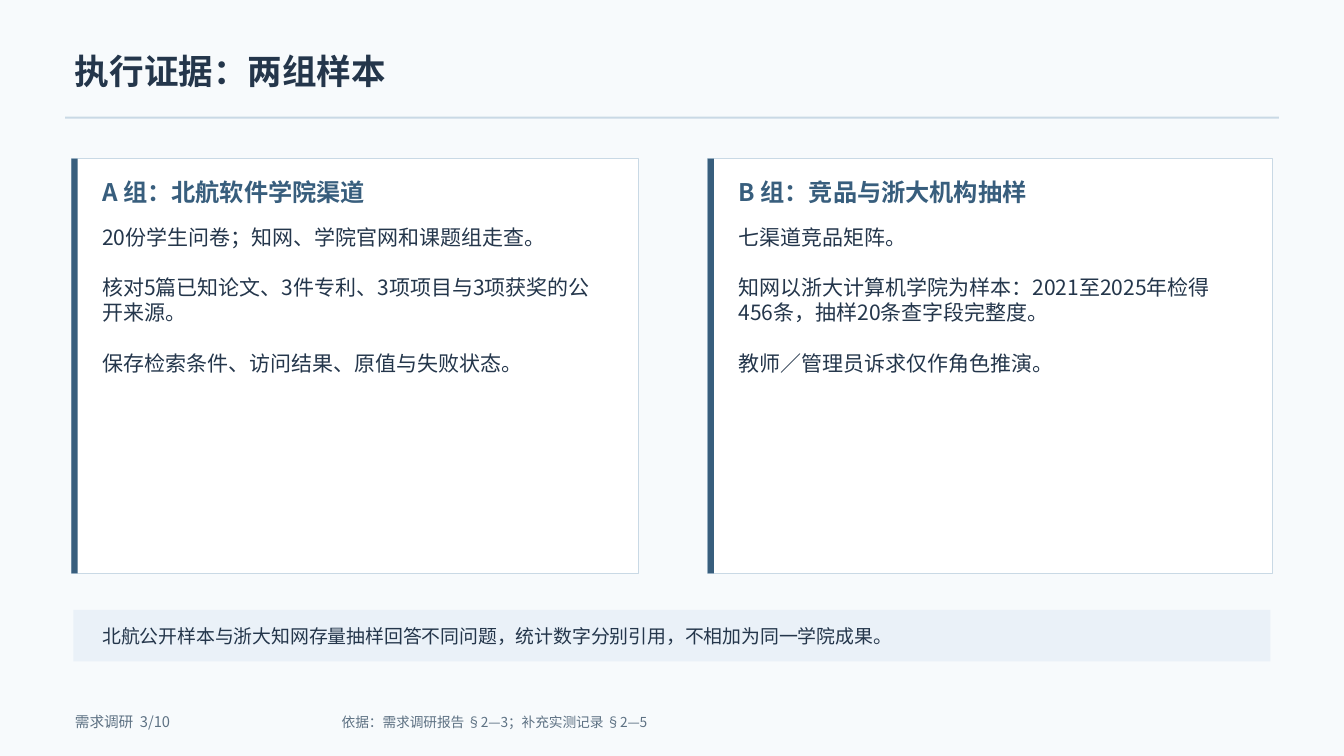
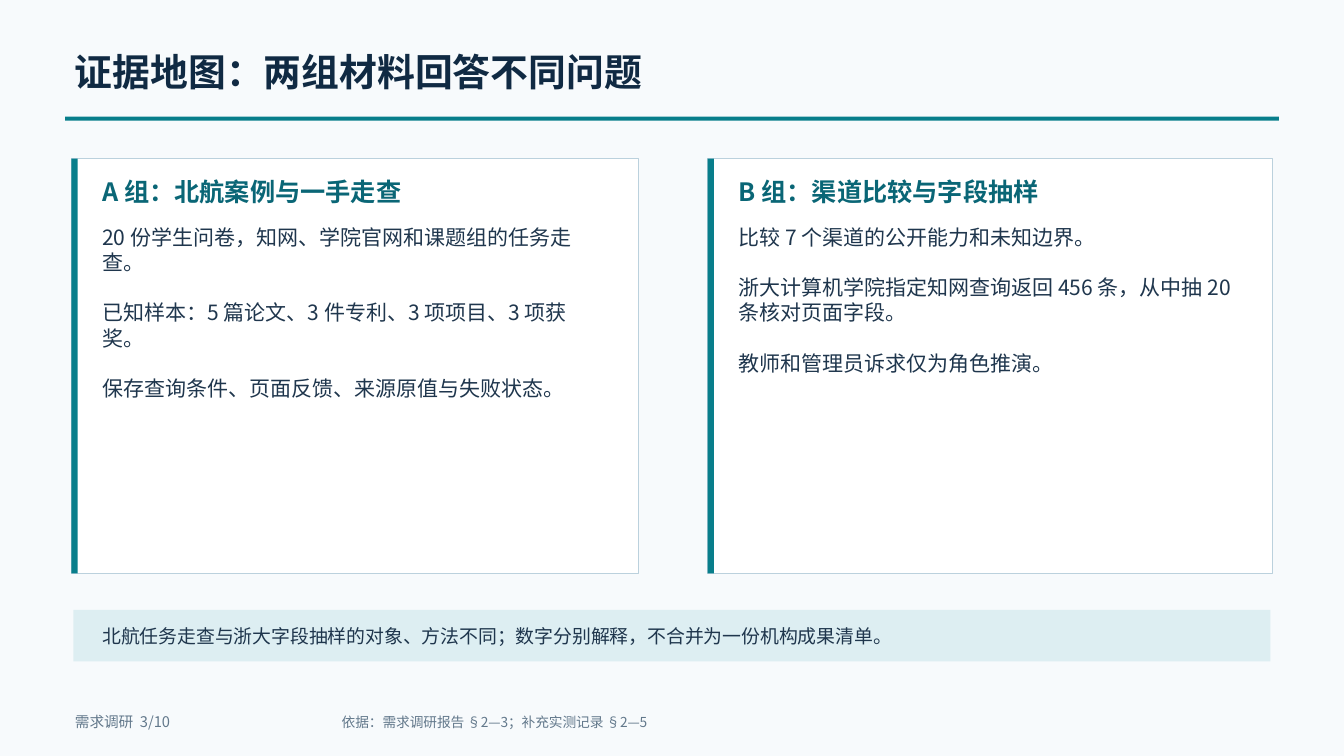
Before and after one commit to retepa1676767/ScholarShare, a slide deck: slide 3 of docs/需求调研/提交版/作业1-学术成果分享平台-需求调研汇报.pptx. Drawn at 1344x756 pixels with LibreOffice and Linux fonts; fonts in the diff are those of the drawing. Boxes give left, top, right and bottom in pixels: in the first picture for what was removed or moved away, otherwise in the second. Text is boxed around its words. In the diff, an @@ line names an element or a change of style, - is before the commit and + after.

```diff
--- a/docs/需求调研/提交版/作业1-学术成果分享平台-需求调研汇报.pptx
+++ b/docs/需求调研/提交版/作业1-学术成果分享平台-需求调研汇报.pptx
@@ text at [75, 53, 642, 90]: text changed; size 24.8 to 27 pt; text colour #24364B to #102A43 @@
-执行证据：两组样本
+证据地图：两组材料回答不同问题
@@ rectangle at [66, 117, 1279, 121]: fill #C9D9E5 to #087E8B @@
@@ rectangle at [72, 158, 638, 573]: outline #C9D9E5 0.75 pt to #BBD1DD 0.75 pt @@
@@ rectangle at [72, 158, 78, 573]: fill #385E7D to #087E8B @@
@@ text at [102, 179, 401, 204]: text changed; size 17.2 to 18 pt; text colour #385E7D to #0A6676 @@
-A 组：北航软件学院渠道
+A 组：北航案例与一手走查
@@ rectangle at [708, 158, 1272, 573]: outline #C9D9E5 0.75 pt to #BBD1DD 0.75 pt @@
@@ rectangle at [708, 158, 714, 573]: fill #385E7D to #087E8B @@
@@ text at [739, 179, 1038, 204]: text changed; size 17.2 to 18 pt; text colour #385E7D to #0A6676 @@
-B 组：竞品与浙大机构抽样
+B 组：渠道比较与字段抽样
@@ text at [102, 227, 571, 398]: text changed; text colour #24364B to #1F364D @@
-20份学生问卷；知网、学院官网和课题组走查。
-核对5篇已知论文、3件专利、3项项目与3项获奖的公开来源。
-保存检索条件、访问结果、原值与失败状态。
+20 份学生问卷，知网、学院官网和课题组的任务走查。
+已知样本：5 篇论文、3 件专利、3 项项目、3 项获奖。
+保存查询条件、页面反馈、来源原值与失败状态。
@@ text at [739, 227, 1231, 373]: text changed; text colour #24364B to #1F364D @@
-七渠道竞品矩阵。
-知网以浙大计算机学院为样本：2021至2025年检得456条，抽样20条查字段完整度。
-教师／管理员诉求仅作角色推演。
+比较 7 个渠道的公开能力和未知边界。
+浙大计算机学院指定知网查询返回 456 条，从中抽 20 条核对页面字段。
+教师和管理员诉求仅为角色推演。
@@ rectangle at [74, 610, 1271, 661]: fill #EAF1F8 to #DDEEF2 @@
@@ text at [102, 627, 892, 646]: text changed; text colour #24364B to #1F364D @@
-北航公开样本与浙大知网存量抽样回答不同问题，统计数字分别引用，不相加为同一学院成果。
+北航任务走查与浙大字段抽样的对象、方法不同；数字分别解释，不合并为一份机构成果清单。
```
Also in this commit, not shown: 9 other slides changed, 1 other file.
